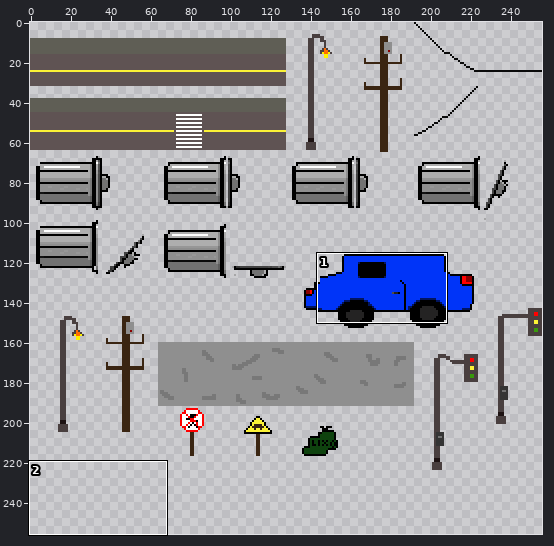
Sprite sheet, stored at sprites/Cena urbana/tileset novo/tileset_urbano_novo.png. Above, an overview of the earlier version with the close-up marked.
Close-up. Before:
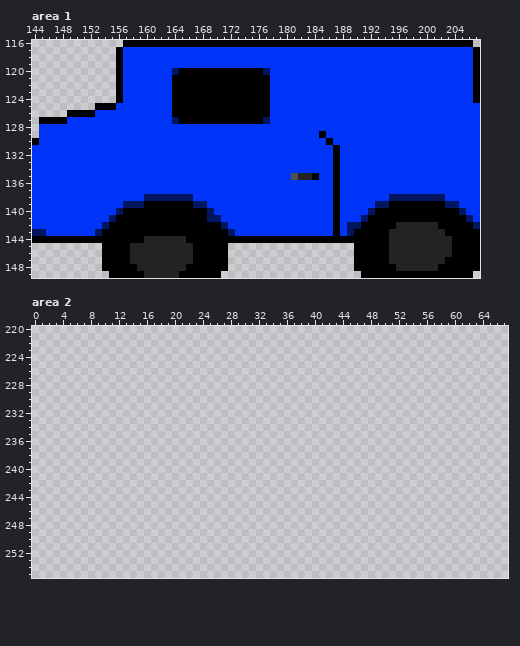
The file is 256x256 pixels. Pixels under 10% opacity are left out. Colours within 5 levels of each other are drawn and written as one. Shown: area 1: x 144..207, y 116..149; area 2: x 0..67, y 220..255.
Once edited:
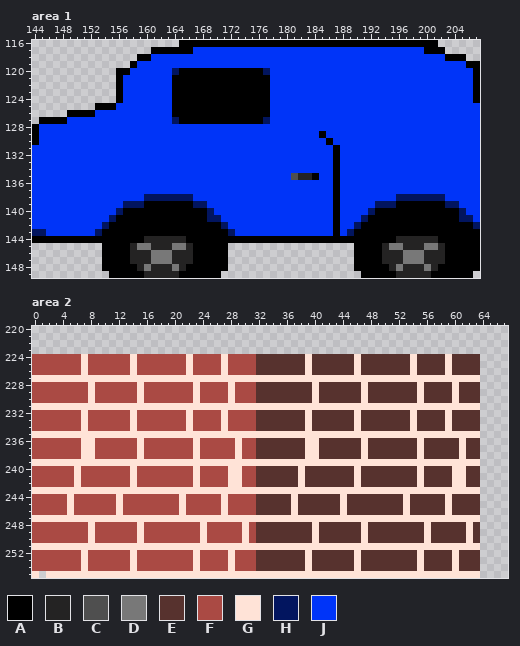
Palette (. is transparent): A #000000  B #242323  C #4f4f4f  D #787878  E #57322e  F #aa4a44  G #ffe3d7  H #02155f  J #0034f8
Message: organizando pasta de tileset urbano
Change:
Area 1:
y 116: x 157..164 AAAAAAAA -> ........; x 202..206 AAAAA -> .....
y 117: x 156..166 AJJJJJJJJJJ -> .....AAAAAA; x 200..207 JJJJJJJA -> AAA.....
y 118: x 156..160 AJJJJ -> ...AA; x 203..207 JJJJA -> AAA..
y 119: x 156..158 AJJ -> ..A; x 206 J -> A
y 120: x 157 J -> A
y 128..129: x 144 . -> A
y 138: x 195 H -> J
y 139: x 195 A -> H
y 141: x 205 A -> H
y 142: x 189 H -> J; x 196..201 BBBBBB -> AAAAAA
y 143: x 195..202 BBBBBBBB -> AAAAAAAA
y 144: x 195 B -> A; x 202..203 BB -> AA
y 145: x 159..160 BB -> DD; x 164..165 BB -> DD; x 194..196 ABB -> BDD; x 200..201 BB -> DD; x 203 B -> A
y 146: x 161..163 BBB -> DDD; x 194 A -> B; x 197..199 BBB -> DDD; x 203 B -> A
y 147: x 161..163 BBB -> DDD; x 194 A -> B; x 197..199 BBB -> DDD
y 148: x 160 B -> D; x 164 B -> D; x 195..196 AB -> BD; x 200 B -> D
y 149: x 196..200 AAAAA -> BBBBB
Area 2:
y 224..226: x 0..63 ................................................................ -> FFFFFFFGFFFFFFGFFFFFFFGFFFFGFFFFEEEEEEEGEEEEEEGEEEEEEEGEEEEGEEEE
y 227: x 0..63 ................................................................ -> GGGGGGGGGGGGGGGGGGGGGGGGGGGGGGGGGGGGGGGGGGGGGGGGGGGGGGGGGGGGGGGG
y 228..230: x 0..63 ................................................................ -> FFFFFFFFGFFFFFFGFFFFFFFGFFFFGFFFEEEEEEEEGEEEEEEGEEEEEEEGEEEEGEEE
y 231: x 0..63 ................................................................ -> GGGGGGGGGGGGGGGGGGGGGGGGGGGGGGGGGGGGGGGGGGGGGGGGGGGGGGGGGGGGGGGG
y 232..234: x 0..63 ................................................................ -> FFFFFFFGFFFFFFGFFFFFFFGFFFFGFFFFEEEEEEEGEEEEEEGEEEEEEEGEEEEGEEEE
y 235: x 0..63 ................................................................ -> GGGGGGGGGGGGGGGGGGGGGGGGGGGGGGGGGGGGGGGGGGGGGGGGGGGGGGGGGGGGGGGG
y 236..238: x 0..63 ................................................................ -> FFFFFFFGGFFFFFFGFFFFFFFGFFFFFGFFEEEEEEEGGEEEEEEGEEEEEEEGEEEEEGEE
y 239: x 0..63 ................................................................ -> GGGGGGGGGGGGGGGGGGGGGGGGGGGGGGGGGGGGGGGGGGGGGGGGGGGGGGGGGGGGGGGG
y 240..242: x 0..63 ................................................................ -> FFFFFFGFFFFFFFGFFFFFFFFGFFFFGGFFEEEEEEGEEEEEEEGEEEEEEEEGEEEEGGEE
y 243: x 0..63 ................................................................ -> GGGGGGGGGGGGGGGGGGGGGGGGGGGGGGGGGGGGGGGGGGGGGGGGGGGGGGGGGGGGGGGG
y 244..246: x 0..63 ................................................................ -> FFFFFGFFFFFFGFFFFFFFFGFFFFFGFFFFEEEEEGEEEEEEGEEEEEEEEGEEEEEGEEEE
y 247: x 0..63 ................................................................ -> GGGGGGGGGGGGGGGGGGGGGGGGGGGGGGGGGGGGGGGGGGGGGGGGGGGGGGGGGGGGGGGG
y 248..250: x 0..63 ................................................................ -> FFFFFFFFGFFFFFFGFFFFFFFFGFFFFFGFEEEEEEEEGEEEEEEGEEEEEEEEGEEEEEGE
y 251: x 0..63 ................................................................ -> GGGGGGGGGGGGGGGGGGGGGGGGGGGGGGGGGGGGGGGGGGGGGGGGGGGGGGGGGGGGGGGG
y 252..254: x 0..63 ................................................................ -> FFFFFFFGFFFFFFGFFFFFFFFGFFFFGFFFEEEEEEEGEEEEEEGEEEEEEEEGEEEEGEEE
y 255: x 0 . -> G; x 2..63 .............................................................. -> GGGGGGGGGGGGGGGGGGGGGGGGGGGGGGGGGGGGGGGGGGGGGGGGGGGGGGGGGGGGGG
Pixel boxes of the changes (left, top, right, bottom) in both close-ups:
changed: (116, 40, 193, 75)
changed: (424, 40, 480, 68)
added: (32, 124, 39, 138)
changed: (347, 194, 466, 278)
changed: (137, 243, 186, 271)
added: (32, 354, 480, 578)
